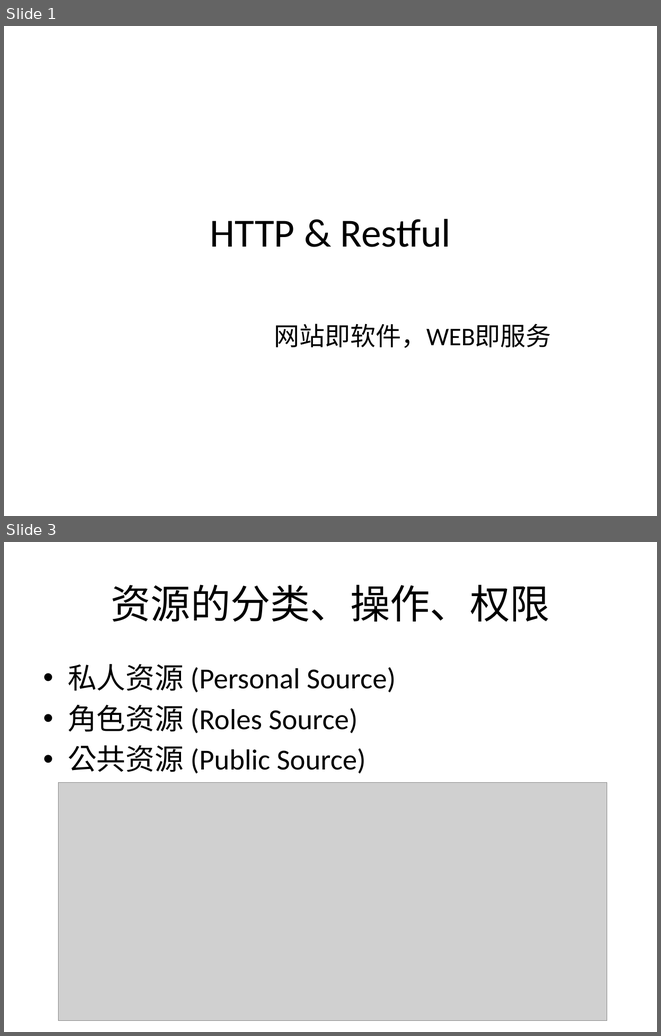
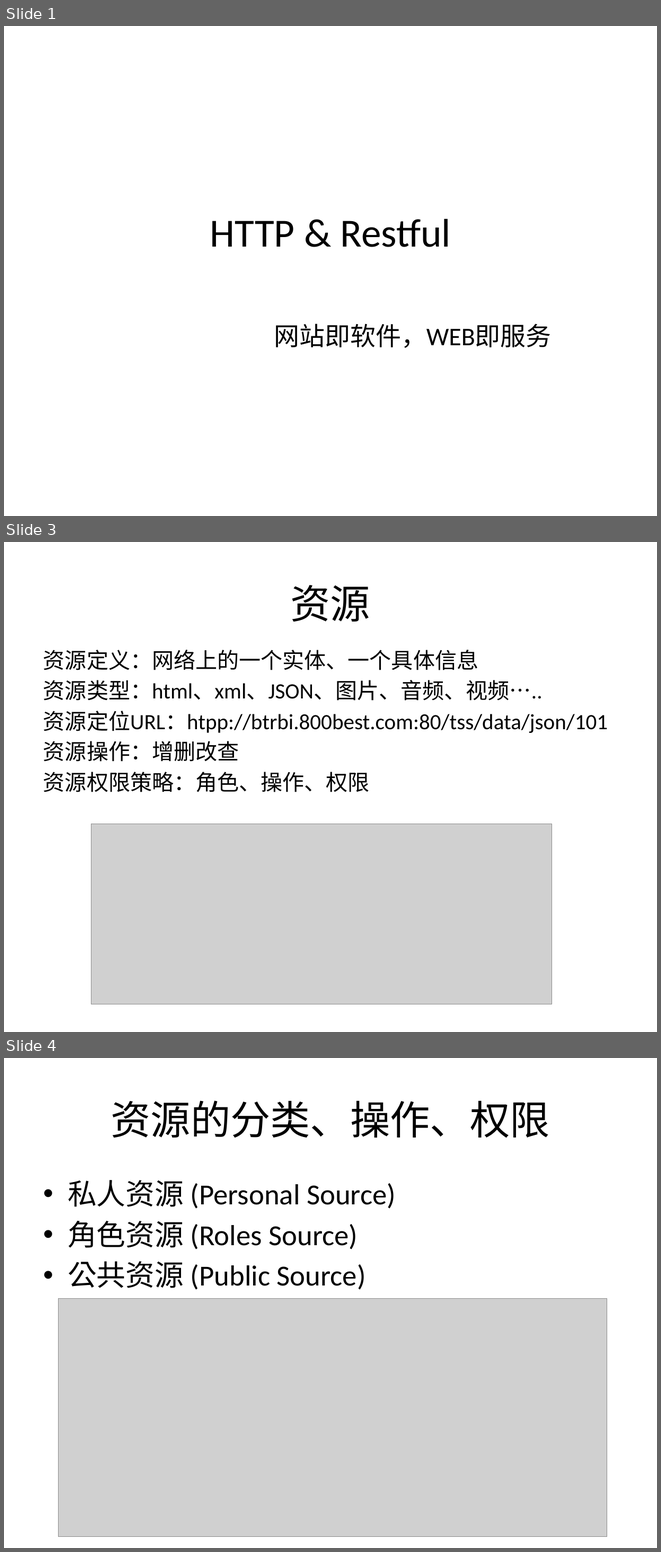
Before and after one commit to boubei-com/boubei-learn, a slide deck: doc/HTTP & Restful.pptx. Shown one above the other, each under a label of ours: slides 1 and 3 before the commit, slides 1, 3 and 4 after it; the slides between them are not shown. The pictures are 661x1036 and 661x1552 pixels, drawn with LibreOffice and Linux fonts; fonts in the diff are those of the drawing; grey boxes stand for pictures. Boxes give left, top, right and bottom in pixels: in the first picture for what was removed or moved away, otherwise in the second. Text is boxed around its words. In the diff, an @@ line names an element or a change of style, - is before the commit and + after.

```diff
--- a/doc/HTTP & Restful.pptx
+++ b/doc/HTTP & Restful.pptx
@@ slide 3 added at box(4, 542, 657, 1032), background #FFFFFF @@
@@ title added at box(291, 585, 371, 622), 44 pt, text #000000 @@
+资源
@@ text added at box(43, 650, 608, 792), 24 pt, text #000000 @@
+资源定义：网络上的一个实体、一个具体信息
+资源类型：html、xml、JSON、图片、音频、视频…..
+资源定位URL：htpp://btrbi.800best.com:80/tss/data/json/101
+资源操作：增删改查
+资源权限策略：角色、操作、权限
@@ picture added at box(91, 823, 551, 1004) @@
@@ what was slide 3 is now slide 4 @@
```
Also in this commit, not shown: 1 slide changed, 2 other slides added, 1 slide removed, 5 other files.
